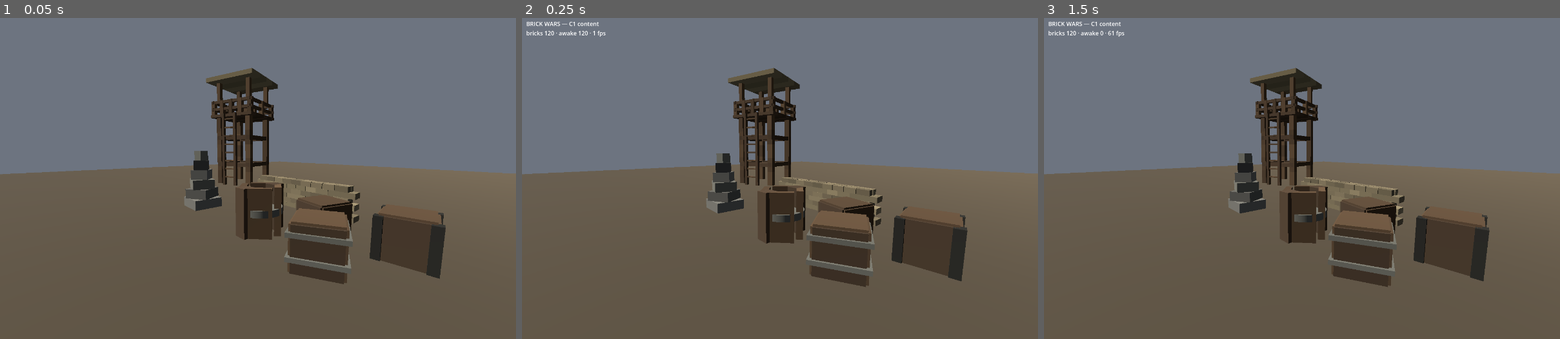
Above: before the commit, frames 1-3 (left to right).
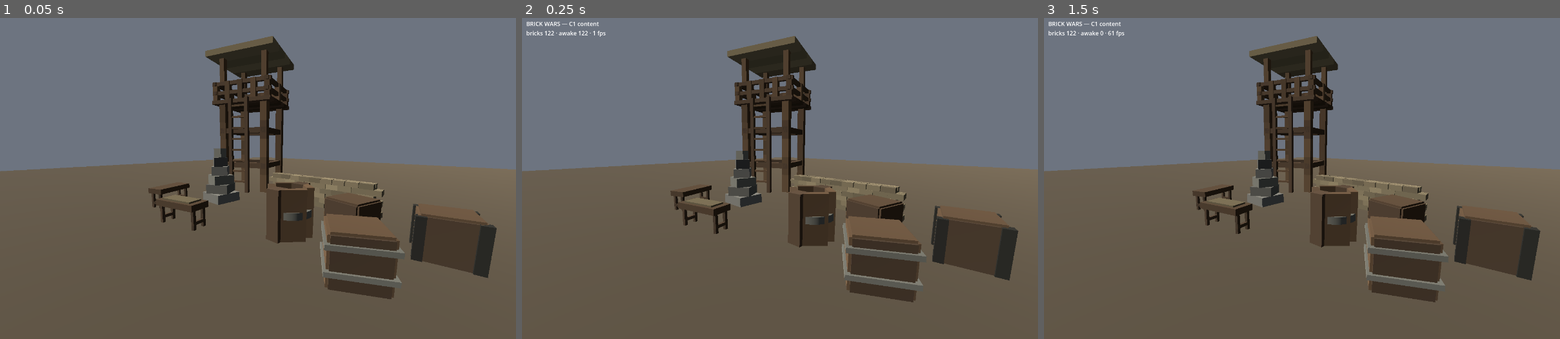
Above: after the commit, the same moments.

Repository: devmarissa/brick-wars
Game: Godot game, scene res://main.tscn
The game is run twice, just before and just after one commit, with the same random seed, the same clock (stepped at 60 frames per second) and the same inputs.
Inputs:
- Up to frame 1 (0.05 s): no input
- Up to frame 2 (0.25 s): no input
- Up to frame 3 (1.5 s): tap Enter at 0.5 s

The runs differ from the first frame. In frame 1, 16% of the frame differs, in the area x 0-100%, y 5-88%; in frame 2, 16%, in the area x 0-100%, y 4-89%; in frame 3, 16%.

Commit message:
C1 closed: the done-condition, walked in its own order
BUILD-ORDER asked three things of this milestone and they are answered
against the shipped game rather than a harness.

One: a new prop is a JSON file and nothing else. packs/core/table.json
went in, the boot log went from 7 assets to 8, and no code was touched to
make that happen — no registration, no manifest entry, no builder case.

Two: a variant costs five lines and --resolve says where every field came
from. packs/core/table_map.json is that table with a canvas sheet on it,
seven lines including the braces, and the dump attributes forty-odd
fields to core:table or core:table_map individually.

Three: a pack that is wrong fails loudly and alone. Already true as of
the last commit; re-checked here with the enlarged content set, since
"takes nothing else down with it" is a claim about whatever happens to be
standing next to it.

Both tables stay in the sandbox. Deleting the demonstration after
demonstrating it is how a done-condition becomes a story about something
that used to work, and they are era-neutral furniture the world was short
of anyway. They are also the first shipped assets I authored to close a
milestone rather than to build one, which is worth Marissa's eye.

content stops declaring itself a stub. The bar for that was the sentence
above and not "there is code in it now" — the module has had code in it
for three commits. Nine of thirteen still declare honestly.

Two tests changed rather than being edited to agree with the new numbers.
case_module_graph now also asserts content is specifically not in the
stub list, because a count alone would let the wrong module flip. case_cli
compares the broken-root asset count against a clean boot instead of
against a literal 7 — a literal has to be edited every time content is
added, and the day it is edited carelessly is the day it stops meaning
"the cascade ate nothing".

Also fixed here: the CLI parser I added last commit broke the screenshot
tool, which passed its path and settle time as bare positional arguments
after `--` and was now being told they were not flags. They are --shot and
--settle, in the same parser, because a process has one command line and
two parsers reading it disagree the moment either grows a flag. And
--rendering-driver is inserted before `--` rather than appended after it,
which is where it always belonged.

The screenshot is retaken: nine assets, and the camera moved because the
two new ones pushed the composition off.

gate: cases=11 passed=11 failed=0 checks=441

Co-Authored-By: Claude <noreply@anthropic.com>
Claude-Session: https://claude.ai/code/session_01BbjhW2N4ihbKpp7Y2KwK7F

Diff:
--- a/game/core/cli.gd
+++ b/game/core/cli.gd
@@ -22,7 +22,7 @@
 
 ## Flags that take exactly one value. Anything else is a usage error rather than a silent
 ## no-op, since a mistyped diagnostic that prints nothing looks identical to a clean result.
-const TAKES_VALUE := ["--resolve", "--part", "--pack-root"]
+const TAKES_VALUE := ["--resolve", "--part", "--pack-root", "--shot", "--settle"]
 
 static var _shared: CLI = null
 
@@ -30,6 +30,14 @@
 var part_name := ""                     ## `--part <name>`, narrows the dump to one part
 var pack_roots: Array[String] = []      ## `--pack-root <path>`, repeatable
 var errors: Array[String] = []          ## problems with the arguments themselves
+
+## `tools/screenshot.sh`, which boots the real `main.gd` inside a scene of its own. Its two
+## arguments live here rather than in that scene because a process has one command line, and
+## two parsers reading it disagree the moment either grows a flag. They were positional until
+## the parser above existed, which meant a fumbled invocation quietly wrote a picture to a
+## file named `--rendering-driver`.
+var shot_path := ""                     ## `--shot <path>`, relative to `game/`
+var settle_seconds := 0.0               ## `--settle <seconds>`, 0 meaning the tool's default
 
 ## Whether the last `resolve_report()` found what it was asked for. A dump that reports "no
 ## such asset" is still a useful answer, but it is not a successful one, and a script driving
@@ -57,6 +65,8 @@
 	part_name = ""
 	pack_roots.clear()
 	errors.clear()
+	shot_path = ""
+	settle_seconds = 0.0
 
 	var i := 0
 	while i < args.size():
@@ -85,6 +95,12 @@
 				part_name = value
 			"--pack-root":
 				pack_roots.append(value)
+			"--shot":
+				shot_path = value
+			"--settle":
+				if not value.is_valid_float():
+					errors.append("`--settle` wants a number of seconds, not `%s`" % value)
+				settle_seconds = maxf(0.0, value.to_float())
 		i += 2
 
 	if part_name != "" and resolve_id == "":
@@ -96,7 +112,8 @@
 
 
 static func usage() -> String:
-	return "Known: --resolve <pack:asset>, --part <name>, --pack-root <path>."
+	return ("Known: --resolve <pack:asset>, --part <name>, --pack-root <path>, "
+		+ "--shot <path>, --settle <seconds>.")
 
 
 ## The dump the flag asks for, or a refusal that says which of the two things went wrong —
--- a/game/core/content/content_module.gd
+++ b/game/core/content/content_module.gd
@@ -57,8 +57,15 @@
 	return "C1"
 
 
+## No longer a stub as of C1. The bar for flipping this was not "has code in it" — it was
+## BUILD-ORDER's C1 sentence: a new prop is a JSON file and nothing else, a variant of it
+## costs five lines, and a pack that is wrong is disabled with a reason instead of taking
+## the game down. All three are demonstrable against this module, so it stops apologising.
+##
+## What it still does not do is C2's problem and later: nothing here rigs, animates or
+## spawns on demand, and the map is still code in `mode/sandbox.gd` rather than data.
 func module_is_stub() -> bool:
-	return true
+	return false
 
 
 func module_depends() -> Array[StringName]:
--- a/game/core/mode/sandbox.gd
+++ b/game/core/mode/sandbox.gd
@@ -33,13 +33,18 @@
 ## represented deliberately: the last two lines come from TESTPACK, so a screenshot of this
 ## world is a screenshot of a non-core pack putting objects into the game.
 const LAYOUT := [
-	{"id": "core:wall_sandbag", "at": Vector3(0.0, DROP_HEIGHT, 0.0)},
-	{"id": "core:watchtower", "at": Vector3(-8.2, 0.0, -3.2), "yaw": 20.0},
-	{"id": "core:crate", "at": Vector3(2.4, DROP_HEIGHT, 1.9), "yaw": -15.0},
-	{"id": "core:crate_ammo", "at": Vector3(3.2, DROP_HEIGHT, 3.3), "yaw": 30.0},
-	{"id": "core:barrel", "at": Vector3(1.0, DROP_HEIGHT, 3.0), "yaw": 45.0},
-	{"id": "testpack:cairn", "at": Vector3(-2.9, DROP_HEIGHT, 3.0)},
-	{"id": "testpack:crate_reinforced", "at": Vector3(4.3, DROP_HEIGHT, 1.5), "yaw": 10.0},
+	{"id": "core:wall_sandbag", "at": Vector3(0.4, DROP_HEIGHT, -0.8)},
+	{"id": "core:watchtower", "at": Vector3(-5.0, 0.0, -2.4), "yaw": 20.0},
+	{"id": "core:crate", "at": Vector3(2.6, DROP_HEIGHT, 1.2), "yaw": -15.0},
+	{"id": "core:crate_ammo", "at": Vector3(3.4, DROP_HEIGHT, 3.2), "yaw": 30.0},
+	{"id": "core:barrel", "at": Vector3(1.3, DROP_HEIGHT, 2.4), "yaw": 45.0},
+	{"id": "testpack:cairn", "at": Vector3(-3.2, DROP_HEIGHT, 1.5)},
+	{"id": "testpack:crate_reinforced", "at": Vector3(4.6, DROP_HEIGHT, 1.0), "yaw": 10.0},
+	# The two that verified C1's first two clauses, kept in the world rather than deleted
+	# after the demonstration. `core:table` was a new prop added as one JSON file and nothing
+	# else; `core:table_map` is that prop plus a canvas sheet, in five lines of `extends`.
+	{"id": "core:table", "at": Vector3(-4.3, DROP_HEIGHT, 3.4), "yaw": -70.0},
+	{"id": "core:table_map", "at": Vector3(-1.6, DROP_HEIGHT, 4.2), "yaw": 15.0},
 ]
 
 var spawned: Array[BuiltAsset] = []
@@ -156,6 +161,6 @@
 	var cam := Camera3D.new()
 	cam.name = "Camera"
 	add_child(cam)
-	cam.global_position = Vector3(5.6, 2.5, 7.0)
-	cam.look_at(Vector3(-2.2, 1.2, 0.4))
+	cam.global_position = Vector3(4.7, 2.6, 7.2)
+	cam.look_at(Vector3(-1.3, 1.3, 1.0))
 	cam.current = true
--- /dev/null
+++ b/game/packs/core/table.json
@@ -0,0 +1,20 @@
+{
+  "format": 1,
+  "id": "core:table",
+  "kind": "prop",
+  "name": "Trestle Table",
+  "class": "small_prop",
+  "mass": 34,
+  "parts": [
+    { "name": "top",     "offset": [ 0, 7,  0], "size": [16, 2, 7], "material": "plank"  },
+    { "name": "leg_ne",  "offset": [ 7, 3, -2], "size": [ 1, 6, 1], "material": "timber", "colour": "wood2" },
+    { "name": "leg_se",  "offset": [ 7, 3,  2], "size": [ 1, 6, 1], "material": "timber", "colour": "wood2" },
+    { "name": "leg_nw",  "offset": [-7, 3, -2], "size": [ 1, 6, 1], "material": "timber", "colour": "wood2" },
+    { "name": "leg_sw",  "offset": [-7, 3,  2], "size": [ 1, 6, 1], "material": "timber", "colour": "wood2" },
+    { "name": "brace_e", "offset": [ 7, 2,  0], "size": [ 1, 1, 5], "material": "timber", "colour": "wood2" },
+    { "name": "brace_w", "offset": [-7, 2,  0], "size": [ 1, 1, 5], "material": "timber", "colour": "wood2" }
+  ],
+  "collider": [
+    { "offset": [0, 4, 0], "size": [16, 8, 7] }
+  ]
+}
--- /dev/null
+++ b/game/packs/core/table_map.json
@@ -0,0 +1,9 @@
+{
+  "format": 1,
+  "id": "core:table_map",
+  "extends": "core:table",
+  "name": "Map Table",
+  "parts+": [
+    { "name": "map", "offset": [0, 8, 0], "size": [12, 1, 5], "material": "canvas", "colour": "tan" }
+  ]
+}
--- a/game/tests/cases/case_cli.gd
+++ b/game/tests/cases/case_cli.gd
@@ -31,6 +31,33 @@
 	_refusals(t)
 	_a_broken_pack_takes_nothing_with_it(t)
 	_the_provenance_dump(t)
+	_the_milestones_own_two_files(t)
+
+
+## C1's first two clauses, kept runnable. `core:table` was added to the game by writing one
+## JSON file and nothing else, and `core:table_map` is that table plus a canvas sheet in five
+## lines of `extends`. Asserting it here means the day either stops being true is the day the
+## suite says so, rather than the day somebody re-reads BUILD-ORDER and wonders.
+func _the_milestones_own_two_files(t: TestContext) -> void:
+	var resolver: AssetResolver = _boot_with("")["resolver"]
+
+	var table: ResolvedAsset = resolver.get_asset("core:table")
+	t.ok(table != null, "a prop that is only a JSON file is in the game")
+	if table == null:
+		return
+
+	var variant: ResolvedAsset = resolver.get_asset("core:table_map")
+	t.ok(variant != null, "and so is the five-line variant of it")
+	if variant == null:
+		return
+
+	var dump := variant.dump()
+	t.ok(_row(dump, "parts[map].material").contains("core:table_map"),
+		"the one part the variant adds is attributed to the variant")
+	t.ok(_row(dump, "parts[top].material").contains("core:table"),
+		"and the seven it inherited to the file that wrote them")
+	t.ok(_row(dump, "class").contains("core:table"),
+		"including the budget class, which a variant does not restate")
 
 
 func _parsing(t: TestContext) -> void:
@@ -47,6 +74,17 @@
 	# Repeatable, and in the order given: two mod folders is the normal case, not the odd one.
 	cli.parse(PackedStringArray(["--pack-root", "res://a", "--pack-root", "res://b"]))
 	t.eq(cli.pack_roots, ["res://a", "res://b"] as Array[String], "`--pack-root` accumulates")
+
+	# `tools/screenshot.sh`'s two, which live in this parser rather than in the screenshot
+	# scene because a process has one command line. They were positional until this existed,
+	# which meant a fumbled invocation wrote a picture to a file called `--rendering-driver`.
+	cli.parse(PackedStringArray(["--shot", "docs/x.png", "--settle", "3"]))
+	t.eq(cli.shot_path, "docs/x.png", "`--shot` takes a path")
+	t.near(cli.settle_seconds, 3.0, 0.001, "`--settle` takes seconds")
+	t.eq(cli.errors.size(), 0, "and neither is a complaint")
+
+	cli.parse(PackedStringArray(["--settle", "soon"]))
+	t.eq(cli.errors.size(), 1, "`--settle` refuses something that is not a number")
 
 	cli.parse(PackedStringArray([]))
 	t.ok(not cli.wants_resolve(), "no arguments asks for nothing")
@@ -105,8 +143,13 @@
 	t.ok(packs.is_enabled(&"testpack"), "and so did the pack that depends on core")
 	t.eq(packs.order.size(), 2, "exactly the two that ship are enabled")
 
+	# Against the same boot without the broken root, rather than against a number written
+	# here. A literal would have to be edited every time content is added, and the day it is
+	# edited carelessly is the day it stops meaning "the cascade ate nothing".
 	var resolver: AssetResolver = world["resolver"]
-	t.eq(resolver.resolved.size(), 7, "and all seven shipped assets resolved")
+	var clean: AssetResolver = _boot_with("")["resolver"]
+	t.eq(resolver.resolved.size(), clean.resolved.size(),
+		"and every shipped asset resolved — exactly as many as with no broken root at all")
 	t.ok(resolver.get_asset("core:wall_sandbag") != null, "including the wall")
 	t.ok(resolver.get_asset("testpack:crate_reinforced") != null,
 		"and the cross-pack variant, which is the one a cascade would have eaten")
--- a/game/tests/cases/case_module_graph.gd
+++ b/game/tests/cases/case_module_graph.gd
@@ -36,7 +36,11 @@
 		for dep in k.modules[name].module_depends():
 			t.ok(at[dep] < at[name], "%s starts before %s that depends on it" % [dep, name])
 
-	t.eq(k.stub_names().size(), 10, "ten modules still honestly declare themselves stubs")
+	# The number goes down once per milestone and never up, so it is worth being a literal:
+	# a module quietly flipping to non-stub because somebody put code in it, rather than
+	# because its milestone's done-condition was walked, is exactly the drift this catches.
+	t.eq(k.stub_names().size(), 9, "nine modules still honestly declare themselves stubs")
+	t.ok(not k.stub_names().has(&"content"), "and `content` is not one of them as of C1")
 
 
 ## Two kernels, same manifest, same order — every time, on every machine.
--- a/game/tools/screenshot.gd
+++ b/game/tools/screenshot.gd
@@ -15,13 +15,11 @@
 
 
 func _ready() -> void:
-	var out := DEFAULT_OUT
-	var settle := DEFAULT_SETTLE
-	var extra := OS.get_cmdline_user_args()
-	if extra.size() > 0:
-		out = extra[0]
-	if extra.size() > 1:
-		settle = float(extra[1])
+	# Same parser the game uses — see `core/cli.gd`. Anything it could not make sense of has
+	# already been reported by `main.gd`, which quits before we get here.
+	var cli := CLI.shared()
+	var out := cli.shot_path if cli.shot_path != "" else DEFAULT_OUT
+	var settle := cli.settle_seconds if cli.settle_seconds > 0.0 else DEFAULT_SETTLE
 
 	var game := Node.new()
 	game.name = "Game"
Binary file changed: game/docs/c1_sandbox.png
Not shown, changed: BUILD-ORDER.md
Not shown, changed: CHECKLIST.md
Not shown, changed: game/README.md
Not shown, changed: tools/screenshot.sh
